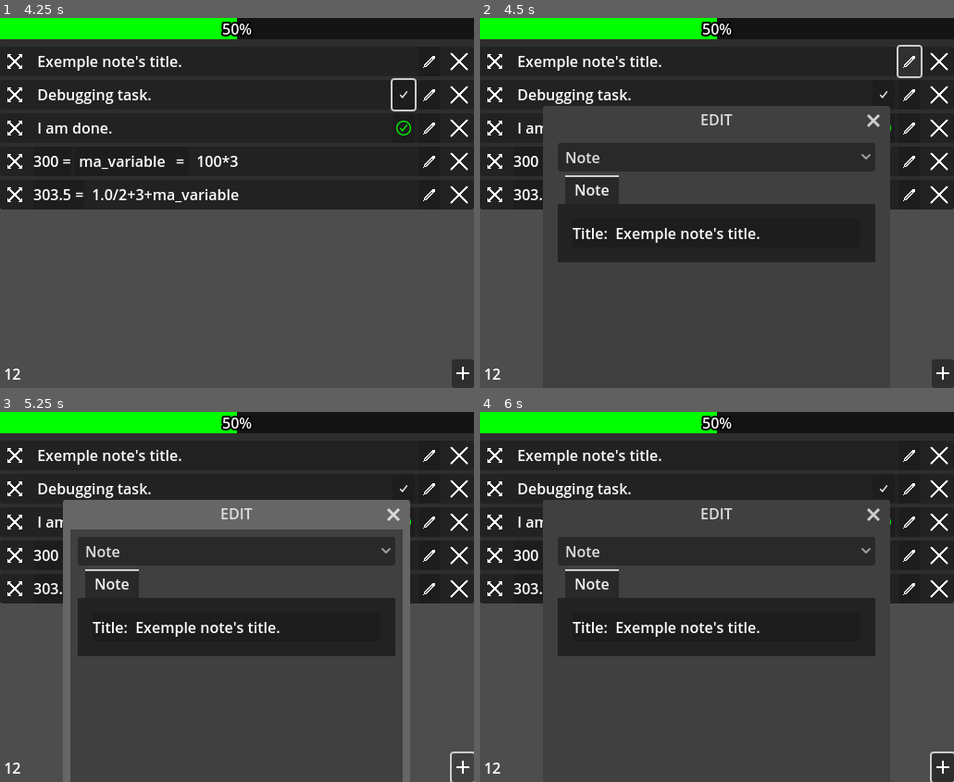
Above: before the commit, frames 1-4 (two rows, left to right).
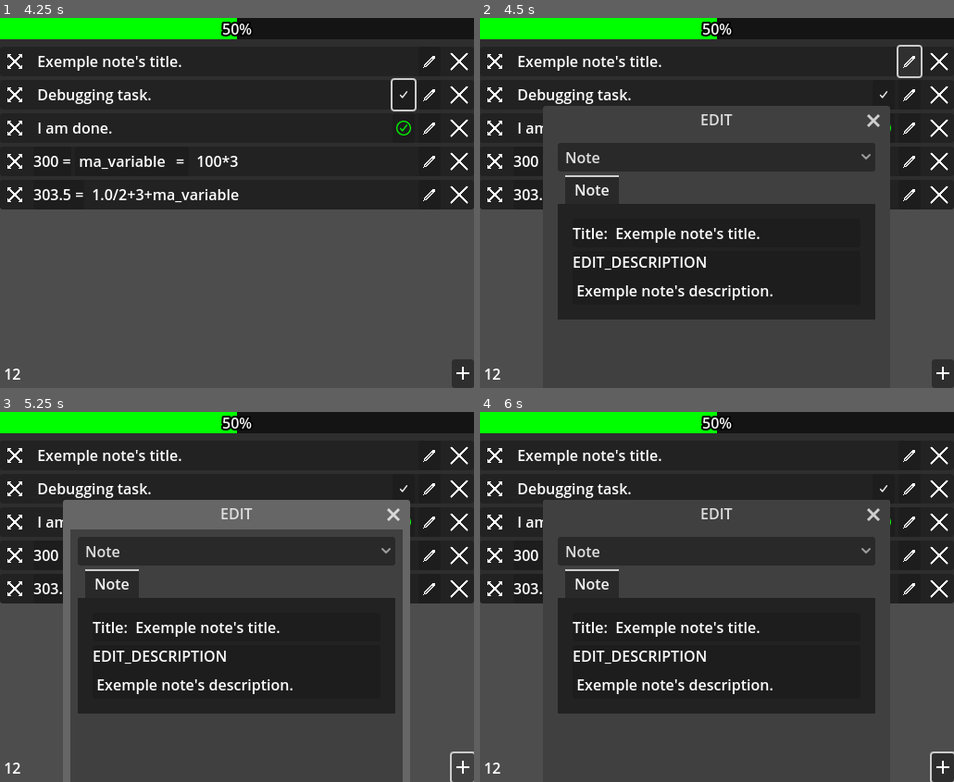
Above: after the commit, the same moments.

Repository: xorblo-doitus/Bloc-notes-plus-plus
Game: Godot game, scene res://src/app/main.tscn
Two runs of this game, one before a commit and one after it. Both use one fixed random seed, a clock stepped at 60 frames per second and the inputs below. The engine's default icon, where the game draws it, is replaced by a stand-in: a white triangle on a blue panel in a dark square.
Inputs (mouse positions are in pixels of both pictures, inside the frame that each line leads up to):
- Up to frame 1 (4.25 s): click (222, 373) at 0.52 s; type "12" at 0.6 s; click (14, 62) at 1.27 s; click (14, 62) at 2.02 s; click (402, 95) at 2.77 s; click (402, 95) at 3.52 s
- Up to frame 2 (4.5 s): click (911, 62) at 4.27 s
- Up to frame 3 (5.25 s): click (464, 767) at 5 s
- Up to frame 4 (6 s): click "OK" at 5.75 s

Frame 1 is identical in both runs. In frame 2, 10% of the frame differs, in the area x 16-84%, y 64-82%; in frame 3, 10%; in frame 4, 10%.

Commit message:
Added a WidgetEdit for description

Diff:
--- a/src/gui/displaying_notes/note_display/default_note_uis.gd
+++ b/src/gui/displaying_notes/note_display/default_note_uis.gd
@@ -10,7 +10,8 @@
 	NoteUI.new().set_type(Note).set_type_translation_key(
 		"NOTE"
 	).set_widget_edits([
-		preload("res://src/gui/user_input/note_edition/widget_edits/title_widget_edit.tscn")
+		preload("res://src/gui/user_input/note_edition/widget_edits/title_widget_edit.tscn"),
+		preload("res://src/gui/user_input/note_edition/widget_edits/description_edit.tscn"),
 	]).auto_inherit().build()
 
 	NoteUI.new().set_type(Calculus).set_type_translation_key(
--- /dev/null
+++ b/src/gui/user_input/note_edition/widget_edits/description_edit.gd
@@ -0,0 +1,19 @@
+extends WidgetEdit
+
+
+@onready var description_input: RichTextEdit = %DescriptionInput
+
+
+func _connect_to(_builder: Builder) -> void:
+	_builder.attribute_changed.connect(_on_attribute_updated)
+	description_input.text = _builder.attributes.get("description", "")
+
+
+func _on_attribute_updated(attribute: String, new_value: Variant) -> void:
+	match attribute:
+		"description":
+			description_input.text = new_value
+
+
+func _on_description_input_text_changed(new: String, _old: String) -> void:
+	builder.set_attribute("description", new)
--- /dev/null
+++ b/src/gui/user_input/note_edition/widget_edits/description_edit.tscn
@@ -0,0 +1,24 @@
+[gd_scene load_steps=4 format=3 uid="uid://bmujpskp7oec0"]
+
+[ext_resource type="PackedScene" uid="uid://egpu0f2w06qp" path="res://src/gui/user_input/note_edition/widget_edits/widget_edit.tscn" id="1_pe6p0"]
+[ext_resource type="Script" path="res://src/gui/user_input/note_edition/widget_edits/description_edit.gd" id="2_nawuf"]
+[ext_resource type="PackedScene" uid="uid://elxiakmjubkb" path="res://src/gui/user_input/rich_text_edit.tscn" id="3_iid8u"]
+
+[node name="DescriptionEdit" instance=ExtResource("1_pe6p0")]
+script = ExtResource("2_nawuf")
+
+[node name="VBoxContainer" type="VBoxContainer" parent="." index="0"]
+layout_mode = 2
+
+[node name="Label" type="Label" parent="VBoxContainer" index="0"]
+layout_mode = 2
+size_flags_horizontal = 0
+text = "EDIT_DESCRIPTION"
+
+[node name="DescriptionInput" parent="VBoxContainer" index="1" instance=ExtResource("3_iid8u")]
+unique_name_in_owner = true
+layout_mode = 2
+multiline = true
+place_holder = "DESCRIPTION_PLACEHOLDER"
+
+[connection signal="text_changed" from="VBoxContainer/DescriptionInput" to="." method="_on_description_input_text_changed"]
